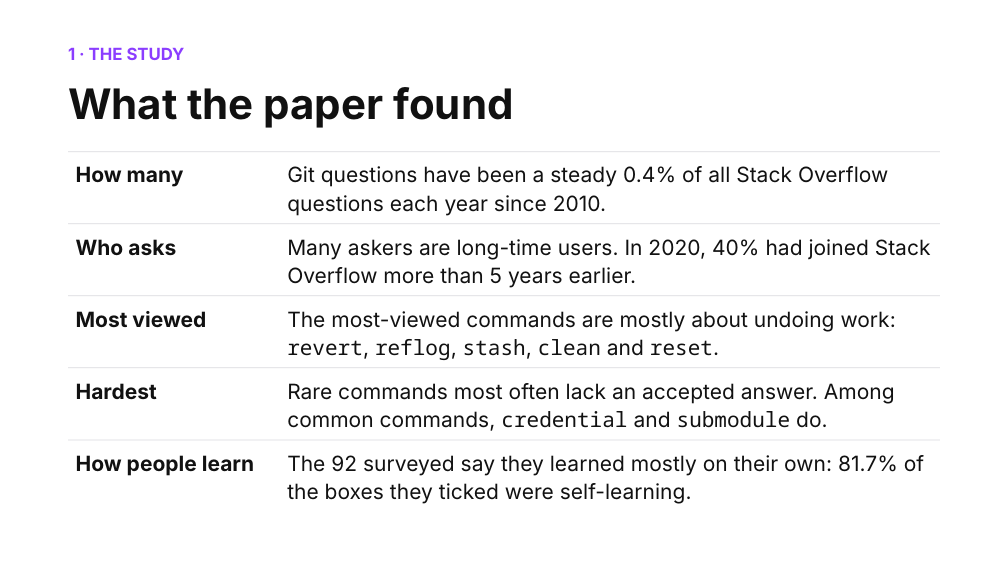
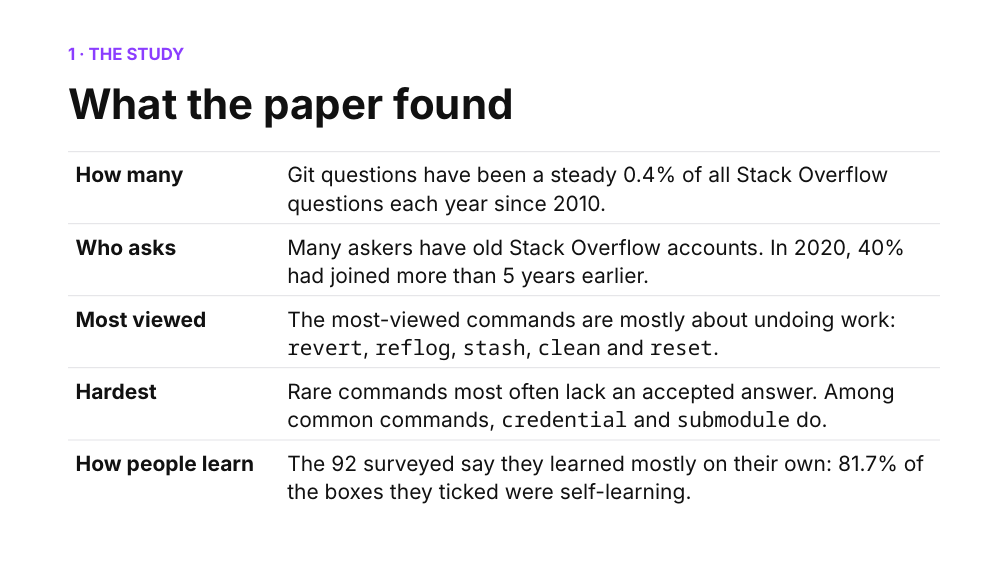
Before and after one commit to shubham3-ucb/cs294-pl, a slide deck: slide 5 of slides/thursday_app.pptx. Drawn at 1008x567 pixels with LibreOffice and Linux fonts; fonts in the diff are those of the drawing. Boxes give left, top, right and bottom in pixels: in the first picture for what was removed or moved away, otherwise in the second. Text is boxed around its words. In the diff, an @@ line names an element or a change of style, - is before the commit and + after.

```diff
--- a/slides/thursday_app.pptx
+++ b/slides/thursday_app.pptx
@@ text at (x1=287, y1=239, x2=905, y2=288): text changed @@
-Many askers are long-time users. In 2020, 40% had joined Stack Overflow more than 5 years earlier.
+Many askers have old Stack Overflow accounts. In 2020, 40% had joined more than 5 years earlier.
```
Also in this commit, not shown: 5 other slides changed, 16 other files.
